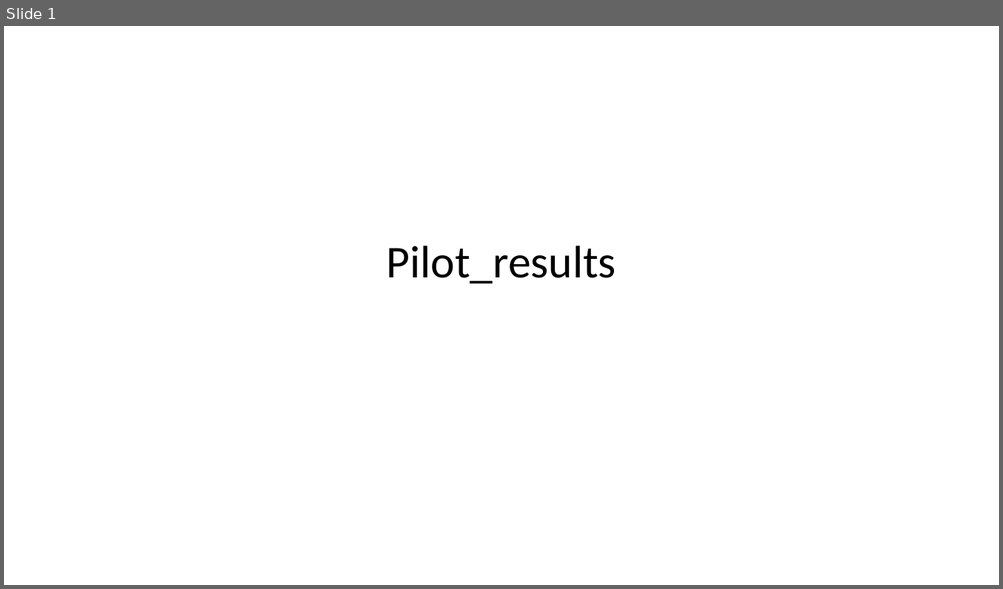
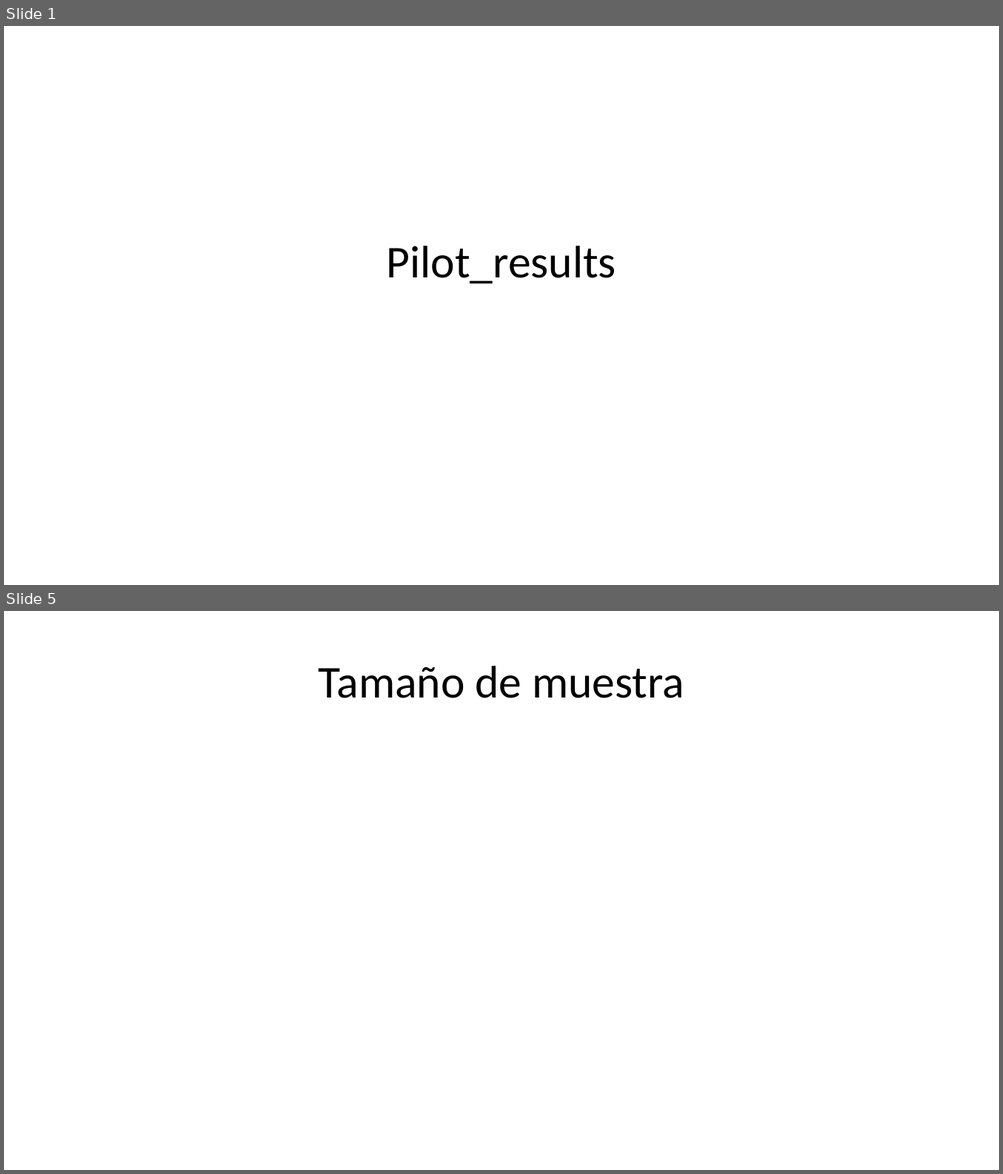
Before and after one commit to Carlos-Ballon/CAUSAS_CVD, a slide deck: report_sources/Pilot_results.pptx. Shown one above the other, each under a label of ours: slide 1 before the commit, slides 1 and 5 after it; the slides between them are not shown. The pictures are 1003x589 and 1003x1174 pixels, drawn with LibreOffice and Linux fonts; fonts in the diff are those of the drawing. Boxes give left, top, right and bottom in pixels: in the first picture for what was removed or moved away, otherwise in the second. Text is boxed around its words. In the diff, an @@ line names an element or a change of style, - is before the commit and + after.

```diff
--- a/report_sources/Pilot_results.pptx
+++ b/report_sources/Pilot_results.pptx
@@ slide 5 added at (4,611,999,1170), background #FFFFFF @@
@@ title added at (318,666,684,698), 33 pt, text #000000 @@
+Tamaño de muestra
```
Also in this commit, not shown: 1 slide changed, 2 other slides added, 7 slides removed, 2 other files.
